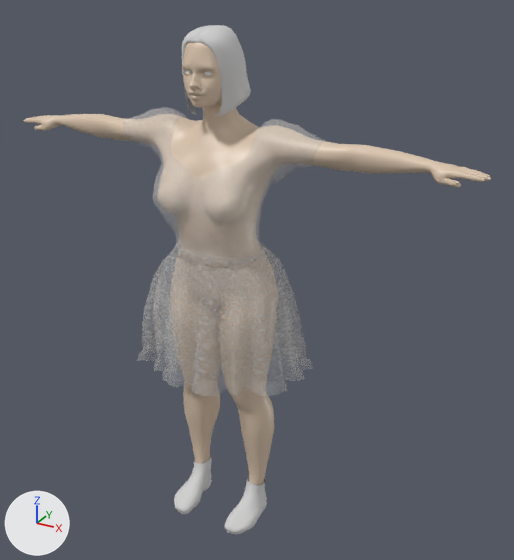
One commit to the FBX model Assets/Models/Humans/Kim/Kim.fbx: the scene before it, then after it.
Both versions are drawn from a 50 mm camera at (2.95, -4.69, 4.8) aimed at (0.24, 0.24, 2.33). Arrows for +X, +Y and +Z are at lower left; the lights stay in place. The older version comes first. Where no turn or scale is listed for an object, it has been applied to the vertices.

Objects in the first picture: 'Kim.Bob_Curled_Under', 'Kim.DUDoc_sandals1', 'Kim.Skirt_Full_Lace_Ruffle', 'Kim.body'.
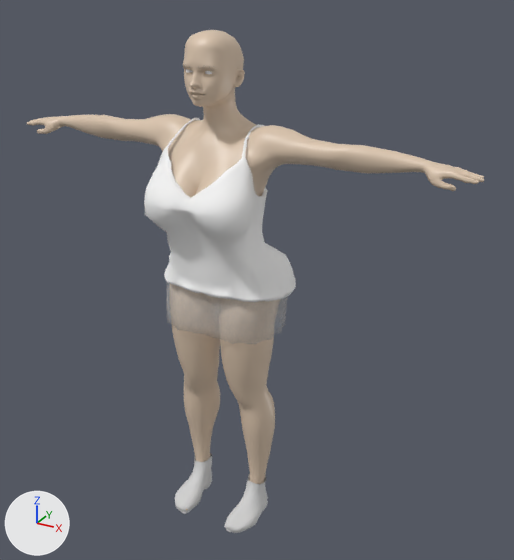
The newer file is also rescaled (x0.364) as a whole; pictures and numbers use the older file's frame.

Pixel boxes (x1, y1, x2, y2) of what changed, in the pictures (514 x 560 px):
'Kim.body', reshaped (8% taller): before (23, 42, 491, 486); after (27, 30, 485, 510)
'Kim A.VNeckTop', added: after (144, 118, 296, 302)
'Kim.Bob_Curled_Under', deleted: before (182, 25, 251, 116)
'Kim.Skirt_Full_Lace_Ruffle', deleted: before (142, 243, 306, 379)

Edits to the bpy script that builds the scene:
```text
Add img_vnecktop_png:
    img_vnecktop_png = load_image('vnecktop.png', 'Textures/vnecktop.png', 2048, 2048, 'Non-Color')
Add mat_kim_a_vnecktop:
    mat_kim_a_vnecktop = bpy.data.materials.new('Kim A.VNeckTop')
    mat_kim_a_vnecktop.use_nodes = True; mat_kim_a_vnecktop.node_tree.nodes.clear()
    _N = mat_kim_a_vnecktop.node_tree.nodes; _L = mat_kim_a_vnecktop.node_tree.links
    n0 = _N.new('ShaderNodeBsdfPrincipled'); n0.name = 'Principled BSDF'
    n0.inputs[0].default_value = (1.0, 1.0, 1.0, 1.0)  # 'Base Color', white #ffffff
    n0.inputs[2].default_value = 0.7  # 'Roughness'
    n1 = _N.new('ShaderNodeOutputMaterial'); n1.name = 'Material Output'
    n2 = _N.new('ShaderNodeTexImage'); n2.name = 'Image Texture'
    n2.image = img_vnecktop_png
    _L.new(n2.outputs[0], n0.inputs[4])  # 'Color' to 'Alpha'
    _L.new(n0.outputs[0], n1.inputs[0])  # 'BSDF' to 'Surface'
Change me_kim_bodymesh_001:
    used by ob_kim_body; location = (0.0, 0.0, 0.0)
    remove me_kim_bodymesh_001.from_pydata(...)  # 13380 vertices, 13378 faces; spans x -2.1..2.1, y -0.38..0.38, z 0.02..4.37
    add me_kim_bodymesh_001.from_pydata(...)  # 13380 vertices, 13378 faces; spans x -2.06..2.05, y -0.45..0.48, z 0.02..4.38
    me_kim_bodymesh_001 part 1: 12674 of 13380 vertices moved; they spanned x -2.1..2.1, y -0.38..0.38, z 0.02..4.37 and now span x -2.06..2.05, y -0.45..0.48, z 0.02..4.38; mean shift (0.0, 0.01, 0.0); largest move (0.15, 0.37, 2.41) -> (0.1, 0.46, 2.48)
Add me_kim_a_vnecktopmesh_001:
    me_kim_a_vnecktopmesh_001.from_pydata(...)  # 1081 vertices, 998 faces; spans x -0.606..0.614, y -0.499..0.559, z 2.3..3.681
    me_kim_a_vnecktopmesh_001.materials.append(mat_kim_a_vnecktop)
Remove ob_kim_bob_curled_under:
    ob_kim_bob_curled_under = bpy.data.objects.new('Kim.Bob_Curled_Under', me_kim_bob_curled_undermesh_001)
    ob_kim_bob_curled_under.location = (0.0, 0.0, 0.0)
Remove ob_kim_skirt_full_lace_ruffle:
    ob_kim_skirt_full_lace_ruffle = bpy.data.objects.new('Kim.Skirt_Full_Lace_Ruffle', me_kim_skirt_full_lace_rufflemesh_001)
    ob_kim_skirt_full_lace_ruffle.location = (0.0, 0.0, 0.0)
Add ob_kim_a_vnecktop:
    ob_kim_a_vnecktop = bpy.data.objects.new('Kim A.VNeckTop', me_kim_a_vnecktopmesh_001)
    ob_kim_a_vnecktop.location = (0.0, 0.0, 0.0)
```
